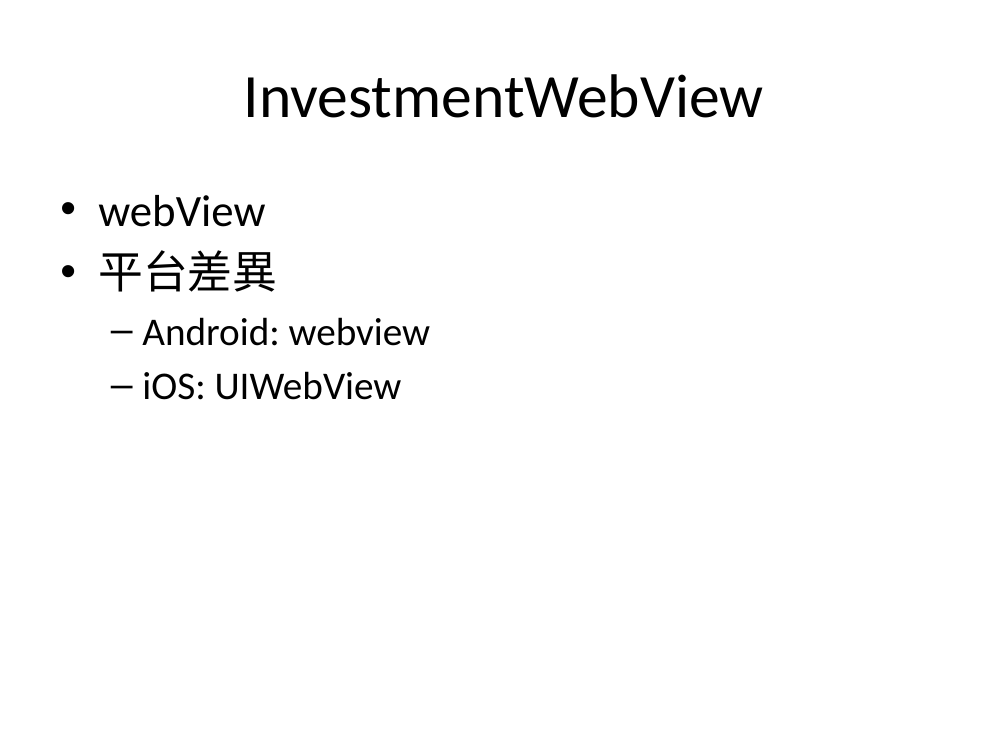
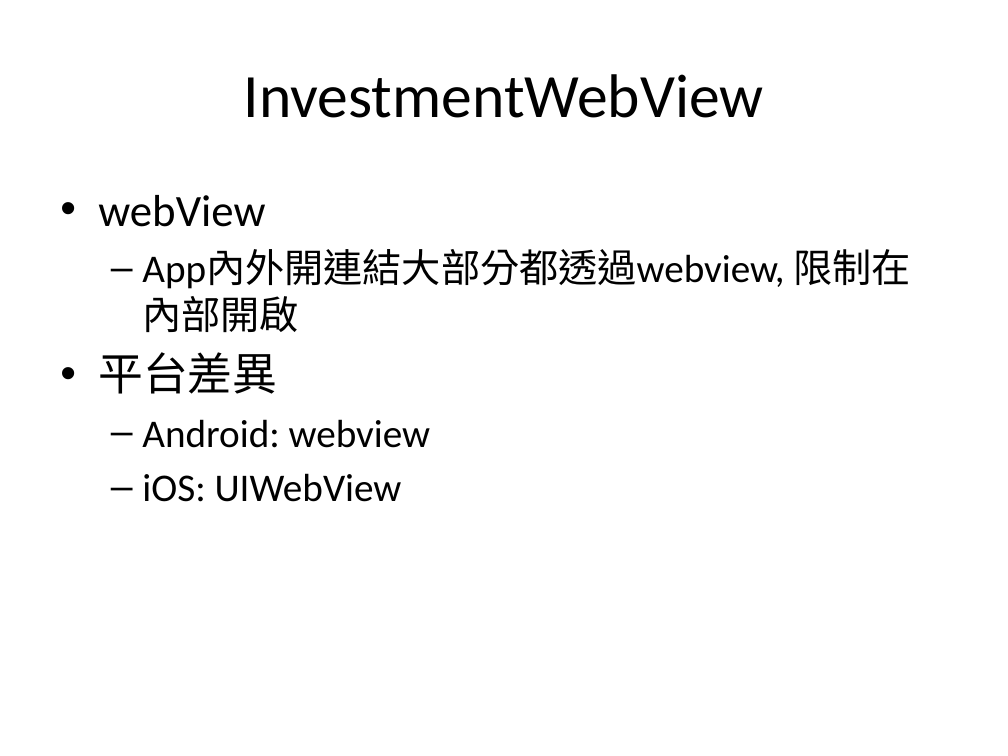
Before and after one commit to kodakjerec/myWebView, a slide deck: slide 11 of sequence/SCMobile負責項目.pptx (slide 3 before the commit). Drawn at 1008x756 pixels with LibreOffice and Linux fonts; fonts in the diff are those of the drawing. Boxes give left, top, right and bottom in pixels: in the first picture for what was removed or moved away, otherwise in the second. Text is boxed around its words. In the diff, an @@ line names an element or a change of style, - is before the commit and + after.

```diff
--- a/sequence/SCMobile負責項目.pptx
+++ b/sequence/SCMobile負責項目.pptx
@@ text at (x1=142, y1=249, x2=910, y2=333): paragraph added @@
+  – App內外開連結大部分都透過webview, 限制在內部開啟
```
Also in this commit, not shown: 4 other slides changed, 16 slides added, 1 slide removed, 11 other files.
